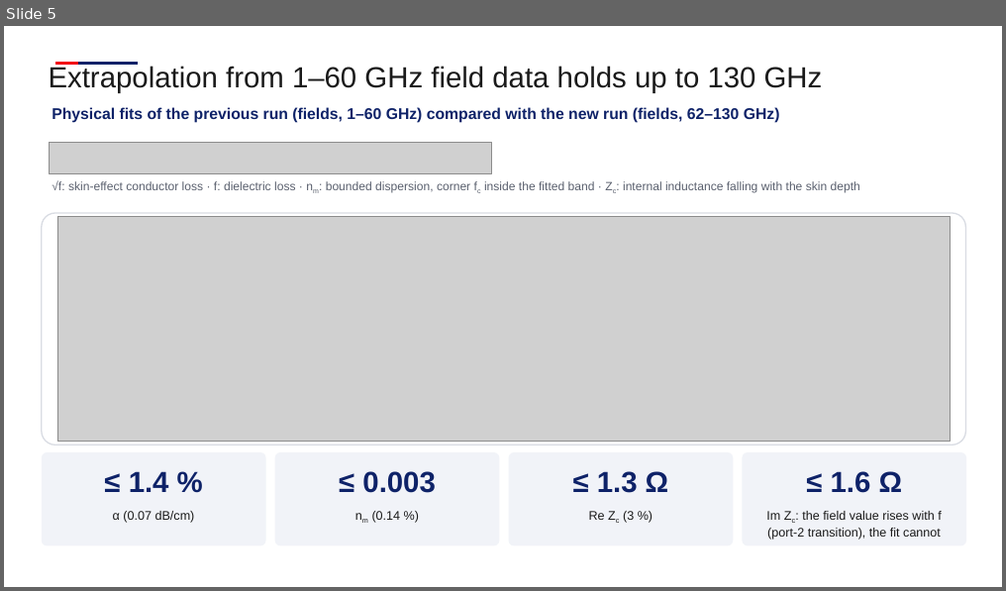
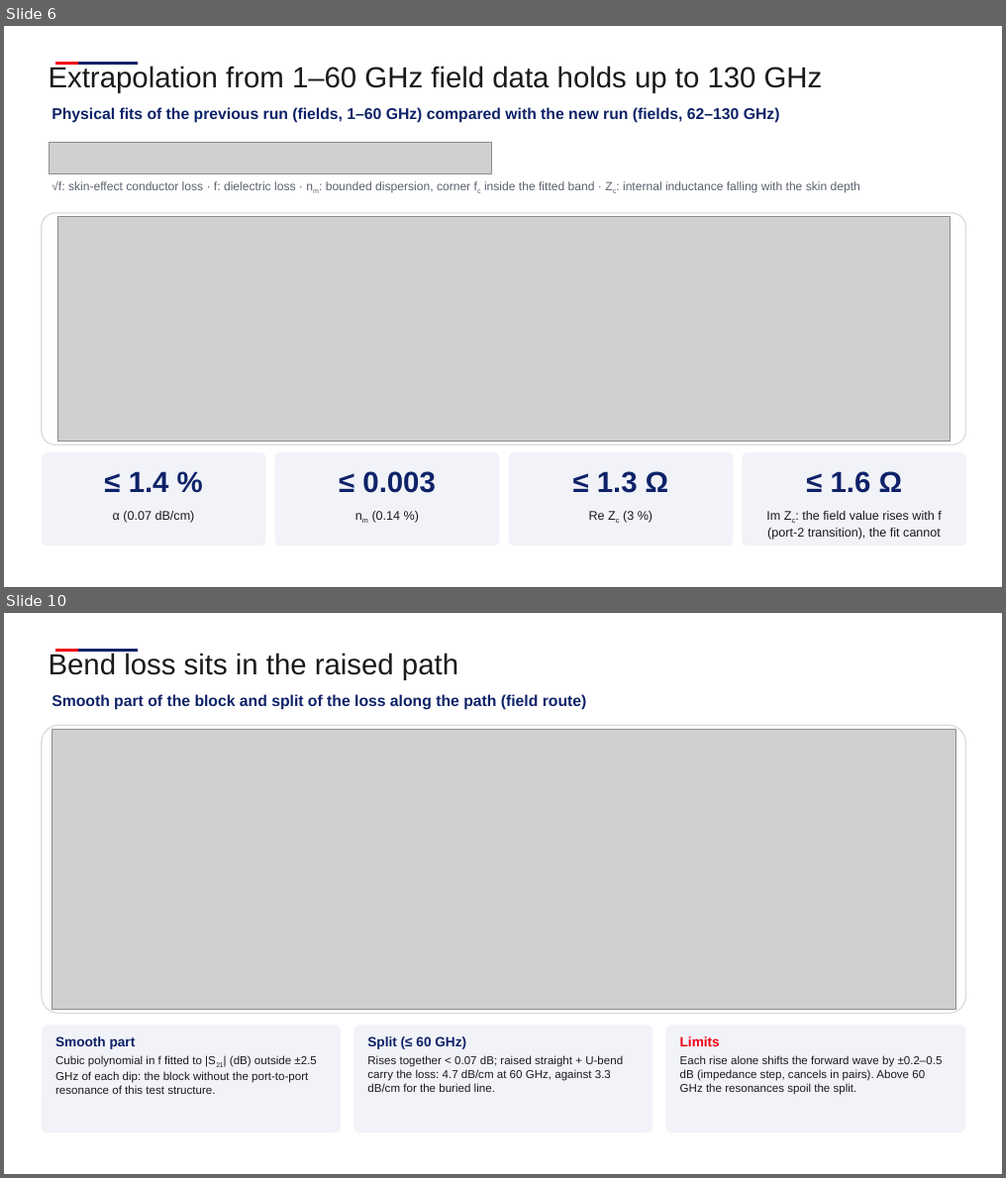
Before and after one commit to andreimuresian/claude, a slide deck: docs/cst/Equalization/Equalisation.pptx. Shown one above the other, each under a label of ours: slide 5 before the commit, slides 6 and 10 after it; the slides between them are not shown. The pictures are 1006x591 and 1006x1178 pixels, drawn with LibreOffice and Linux fonts; fonts in the diff are those of the drawing; grey boxes stand for pictures; background and template pictures are left out. Boxes give left, top, right and bottom in pixels: in the first picture for what was removed or moved away, otherwise in the second. Text is boxed around its words. In the diff, an @@ line names an element or a change of style, - is before the commit and + after.

```diff
--- a/docs/cst/Equalization/Equalisation.pptx
+++ b/docs/cst/Equalization/Equalisation.pptx
@@ slide 10 added at bbox=[4, 613, 1002, 1174], background #FFFFFF; not listed: 2 template elements that a slide beside it also shows @@
@@ text added at bbox=[49, 653, 458, 680], 28 pt, text #1A1A1A @@
+Bend loss sits in the raised path
@@ text added at bbox=[52, 694, 587, 710], 15 pt, text #0E2268, bold @@
+Smooth part of the block and split of the loss along the path (field route)
@@ rounded rectangle added at bbox=[42, 725, 966, 1014], fill #FFFFFF, outline #D9DCE3 1.25 pt @@
@@ picture added at bbox=[52, 729, 955, 1010] @@
@@ rounded rectangle added at bbox=[42, 1025, 341, 1134], fill #F1F3F8 @@
@@ rounded rectangle added at bbox=[353, 1025, 653, 1134], fill #F1F3F8 @@
@@ rounded rectangle added at bbox=[665, 1025, 966, 1134], fill #F1F3F8 @@
@@ text added at bbox=[55, 1037, 316, 1094], 11 pt, text #1A1A1A @@
+Smooth part
+Cubic polynomial in f fitted to |S21| (dB) outside ±2.5 GHz of each dip: the block without the port-to-port resonance of this test structure.
@@ text added at bbox=[367, 1037, 623, 1092], 11 pt, text #1A1A1A @@
+Split (≤ 60 GHz)
+Rises together < 0.07 dB; raised straight + U-bend carry the loss: 4.7 dB/cm at 60 GHz, against 3.3 dB/cm for the buried line.
@@ text added at bbox=[680, 1037, 943, 1095], 11 pt, text #1A1A1A @@
+Limits
+Each rise alone shifts the forward wave by ±0.2–0.5 dB (impedance step, cancels in pairs). Above 60 GHz the resonances spoil the split.
@@ what was slide 5 is now slide 6 @@
```
Also in this commit, not shown: 1 slide changed, 3 other slides added, 2 slides removed, 22 other files.
